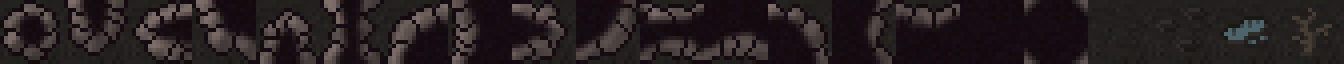
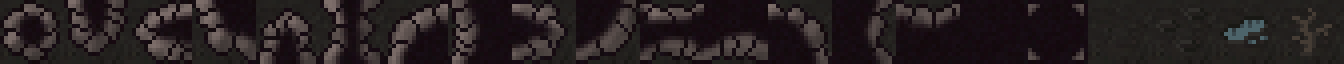
Comparing the layer stacks of the two 1344 x 64 images. Changes:
painted on "Calque 2" over left=1024, top=0, right=1088, bottom=64
painted on "Calque 1" over left=1024, top=0, right=1088, bottom=64
